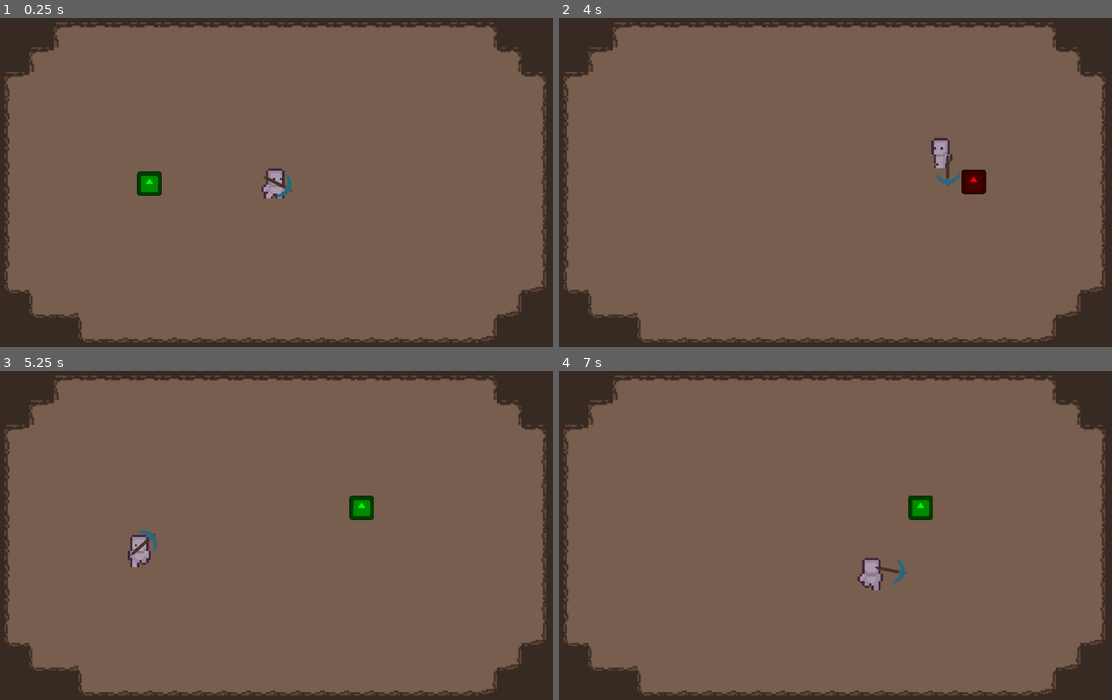
Above: before the commit, frames 1-4 (two rows, left to right).
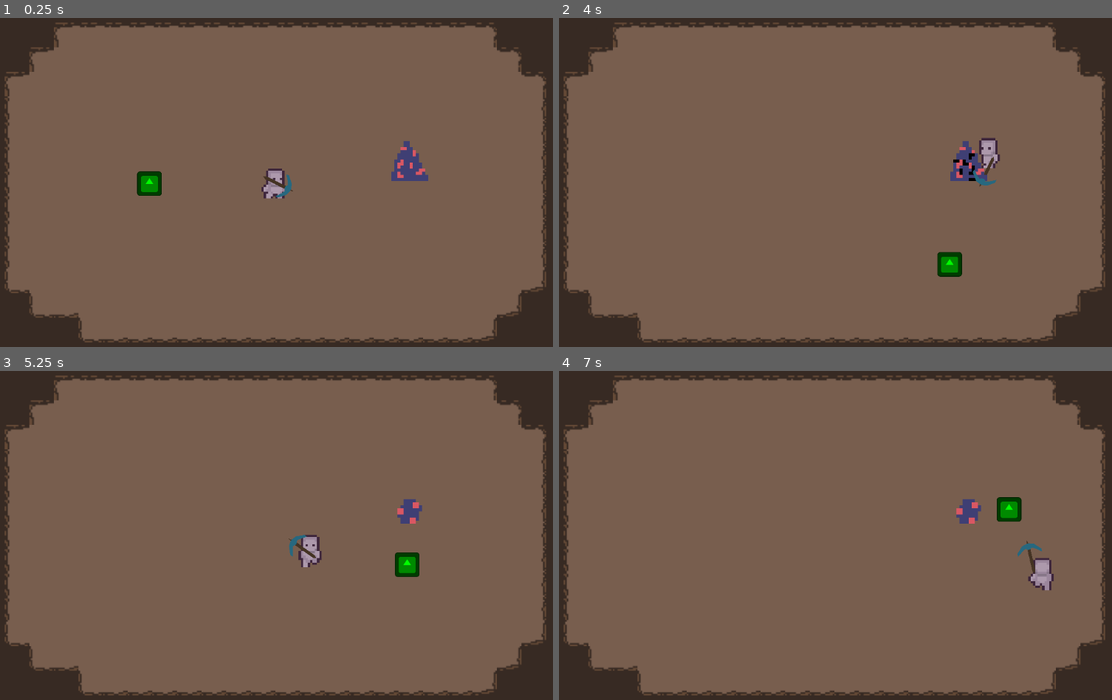
Above: after the commit, the same moments.

Repository: noahstelmak/dig-dig-down
Game: Godot game, scene res://floor_i.tscn
The game is run twice, just before and just after one commit, with the same random seed, the same clock (stepped at 60 frames per second) and the same inputs. The engine's default icon, where the game draws it, is replaced by a stand-in: a white triangle on a blue panel in a dark square.
Inputs (mouse positions are in pixels of both pictures, inside the frame that each line leads up to):
- Up to frame 1 (0.25 s): no input
- Up to frame 2 (4 s): tap Enter (ui_accept) at 0.5, 0.77, 1.52, 3.02, 3.77 s; move the mouse to (962, 166) at 0.52 s; hold D (right) 0.53-1.28 s; click (962, 166) at 0.6 s; move the mouse to (713, 198) at 1.27 s; hold S (down) 1.28-2.03 s; click (713, 198) at 1.35 s; move the mouse to (890, 110) at 2.02 s; hold D (right) 2.03-2.78 s; click (890, 110) at 2.1 s; move the mouse to (802, 248) at 2.77 s; hold W (up) 2.78-3.53 s; click (802, 248) at 2.85 s; move the mouse to (1012, 231) at 3.52 s; hold A (left) from 3.53 s (still down); click (1012, 231) at 3.6 s
- Up to frame 3 (5.25 s): move the mouse to (99, 486) at 4.27 s; click (99, 486) at 4.35 s; tap Enter (ui_accept) at 4.52 s; move the mouse to (304, 535) at 5.02 s; release A (left) at 5.03 s; hold S (down) from 5.03 s (still down); click (304, 535) at 5.1 s
- Up to frame 4 (7 s): move the mouse to (747, 453) at 5.77 s; release S (down) at 5.78 s; hold D (right) 5.78-6.53 s; click (747, 453) at 5.85 s; tap Enter (ui_accept) at 6.02, 6.77 s; move the mouse to (962, 519) at 6.52 s; hold W (up) from 6.53 s (still down); click (962, 519) at 6.6 s

The runs differ from the first frame. In frame 1, 0.5% of the frame differs, in the area x 70-78%, y 37-50%; in frame 2, 1.7%; in frame 3, 1.7%; in frame 4, 1.8%, in the area x 53-90%, y 37-67%.

Commit message:
A picareta actually faz algo

Diff:
--- a/floor_i.tscn
+++ b/floor_i.tscn
@@ -1,8 +1,9 @@
-[gd_scene load_steps=4 format=4 uid="uid://diml61at3753q"]
+[gd_scene load_steps=5 format=4 uid="uid://diml61at3753q"]
 
 [ext_resource type="TileSet" uid="uid://cbdppwe74gqlb" path="res://assets/tilesets/DwarvenDelveTileset.tres" id="1_ltsua"]
 [ext_resource type="PackedScene" uid="uid://p81ukddxm5cl" path="res://scenes/entities/player/player.tscn" id="1_rrfh1"]
 [ext_resource type="PackedScene" uid="uid://5eh1gjfjv5iy" path="res://scenes/entities/enemies/slaymie/slaymie.tscn" id="4_33fhp"]
+[ext_resource type="PackedScene" uid="uid://bqdf5ygp4i7fn" path="res://scenes/objects/minerals/iron_ore/iron_ore.tscn" id="4_yceoc"]
 
 [node name="FloorI" type="Node2D"]
 
@@ -19,3 +20,7 @@
 
 [node name="Slaymie" parent="." instance=ExtResource("4_33fhp")]
 position = Vector2(-187, 3)
+max_health = 100
+
+[node name="IronOre" parent="." instance=ExtResource("4_yceoc")]
+position = Vector2(175, -31)
--- /dev/null
+++ b/scenes/entities/enemies/enemy.gd
@@ -0,0 +1,18 @@
+extends CharacterBody2D
+
+class_name Enemy
+
+@export var max_health := 30
+@onready var current_health : float = max_health
+var knockback := Vector2.ZERO
+
+func receive_damage(damage:float, knockback_power:float, font_of_damage_position : Vector2) -> void:
+	var knockback_direction = font_of_damage_position.direction_to(global_position)
+	knockback = knockback_direction * knockback_power
+
+	current_health -= damage
+	current_health = clamp(current_health, 0.0, max_health)
+	print(current_health)
+
+	if current_health <= 0.0:
+		queue_free()
--- a/scenes/entities/enemies/slaymie/slaymie.gd
+++ b/scenes/entities/enemies/slaymie/slaymie.gd
@@ -1,4 +1,4 @@
-extends CharacterBody2D
+extends Enemy
 
 const SPEED = 100.0
 @onready var nav := $NavigationAgent2D
@@ -22,7 +22,9 @@
 		modulate = "#00fb00"
 
 	var dir = to_local(nav.get_next_path_position()).normalized()
-	velocity = dir * SPEED
+
+	velocity = dir * SPEED + knockback
+	knockback = lerp(knockback, Vector2.ZERO, 0.1)
 
 	if nav.is_target_reached():
 		velocity = Vector2.ZERO
--- a/scenes/entities/player/dig_tool.gd
+++ b/scenes/entities/player/dig_tool.gd
@@ -1,6 +1,10 @@
 extends Node2D
 
 @onready var ANIMATION_PLAYER: AnimationPlayer = $AnimationPlayer;
+
+@export var dig_power := 30.0
+@export var pain_power := 10.0
+@export var knockback_power := 1000
 
 var toggle_animation = -1
 
@@ -26,3 +30,14 @@
 
 func _physics_process(delta):
 	_get_input();
+
+
+func _on_dig_tool_body_entered(body: Node2D) -> void:
+	if body is Enemy:
+		body.receive_damage(pain_power, knockback_power, global_position)
+		print("enemy!")
+		return
+	if body is Ore:
+		print("Ore!")
+		body.receive_damage(dig_power)
+		return
--- a/scenes/entities/player/dig_tool.tscn
+++ b/scenes/entities/player/dig_tool.tscn
@@ -85,3 +85,5 @@
 libraries = {
 "": SubResource("AnimationLibrary_6p3s5")
 }
+
+[connection signal="body_entered" from="DigTool" to="." method="_on_dig_tool_body_entered"]
--- a/scenes/objects/minerals/base_ore.gd
+++ b/scenes/objects/minerals/base_ore.gd
@@ -1,6 +1,6 @@
-extends Node2D
+extends StaticBody2D
 
-class_name  BaseOre
+class_name  Ore
 
 @export var max_health : float # O Noah quis usar Float
 @export var chunk : PackedScene
@@ -24,7 +24,7 @@
 	print(current_health)
 	health_changed.emit(current_health, max_health)
 
-	if current_health >= 0.0:
+	if current_health <= 0.0:
 		spawn_chunk()
 		queue_free()
 
--- a/scenes/objects/minerals/iron_ore/iron_ore.gd
+++ b/scenes/objects/minerals/iron_ore/iron_ore.gd
@@ -1,4 +1,4 @@
-extends BaseOre
+extends Ore
 
 # Acabei conseguindo fazer tudo via sinal e com a classe pai, mas vou manter essa
 # classe aqui porque vai que precisa customizar o comportamento de minérios separados
--- a/scenes/objects/minerals/iron_ore/iron_ore.tscn
+++ b/scenes/objects/minerals/iron_ore/iron_ore.tscn
@@ -1,11 +1,14 @@
-[gd_scene load_steps=5 format=3 uid="uid://bqdf5ygp4i7fn"]
+[gd_scene load_steps=6 format=3 uid="uid://bqdf5ygp4i7fn"]
 
 [ext_resource type="Script" path="res://scenes/objects/minerals/iron_ore/iron_ore.gd" id="1_xfigp"]
 [ext_resource type="Texture2D" uid="uid://hk8em4llkhjp" path="res://assets/sprites/objects/minerals/iron_ore.png" id="2_c2cyn"]
 [ext_resource type="PackedScene" uid="uid://dbt667j6i60ed" path="res://scenes/objects/items/chunks/iron_chunk/IronChunk.tscn" id="2_yhcr0"]
 [ext_resource type="PackedScene" uid="uid://bw2enhcqehtpg" path="res://scenes/objects/minerals/breaking_animation/breaking_animation.tscn" id="3_ge737"]
 
-[node name="IronOre" type="Node2D"]
+[sub_resource type="RectangleShape2D" id="RectangleShape2D_sqvgr"]
+size = Vector2(34, 38)
+
+[node name="IronOre" type="StaticBody2D"]
 script = ExtResource("1_xfigp")
 max_health = 100.0
 chunk = ExtResource("2_yhcr0")
@@ -21,4 +24,8 @@
 position = Vector2(0, -3)
 frame_progress = 0.0
 
+[node name="CollisionShape2D" type="CollisionShape2D" parent="."]
+position = Vector2(-2, 9)
+shape = SubResource("RectangleShape2D_sqvgr")
+
 [connection signal="health_changed" from="." to="BreakingAnimation" method="update_state"]
Not shown, changed: assets/tilesets/caves-rails-tileset-beta-1.0-license.txt
